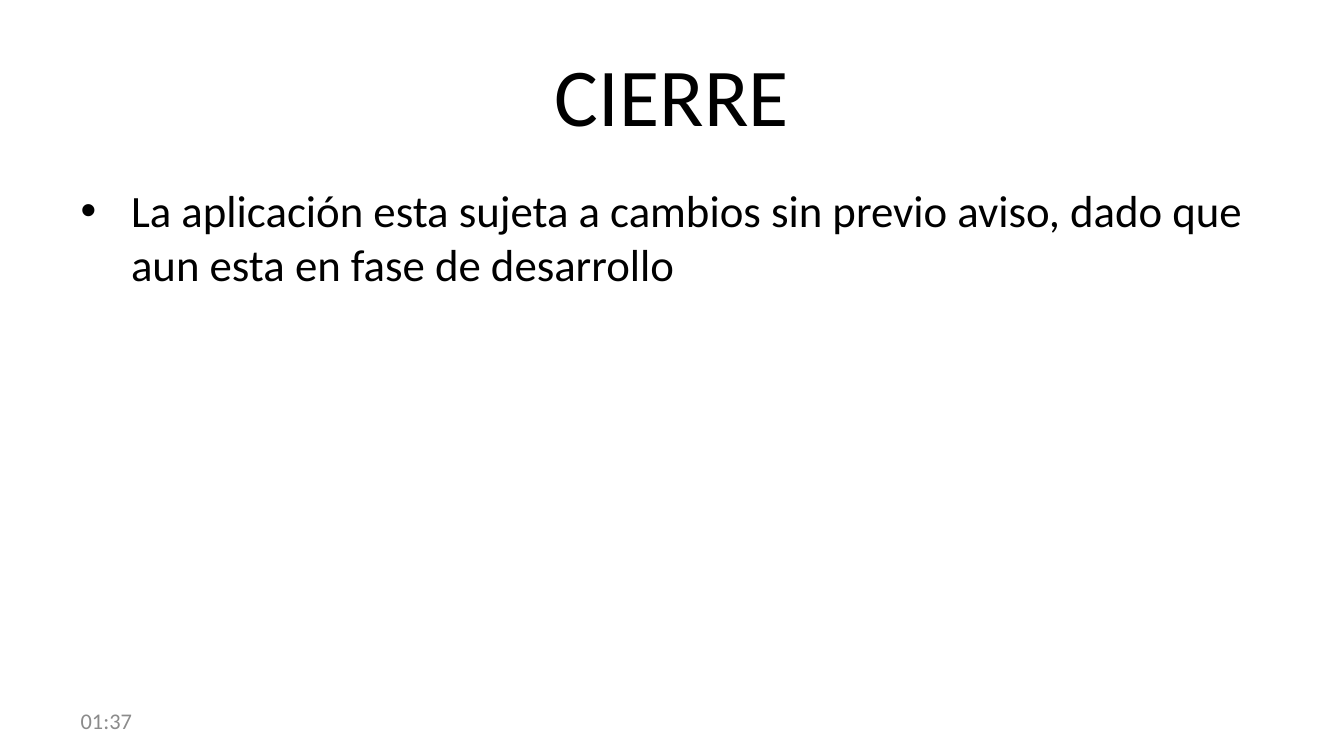
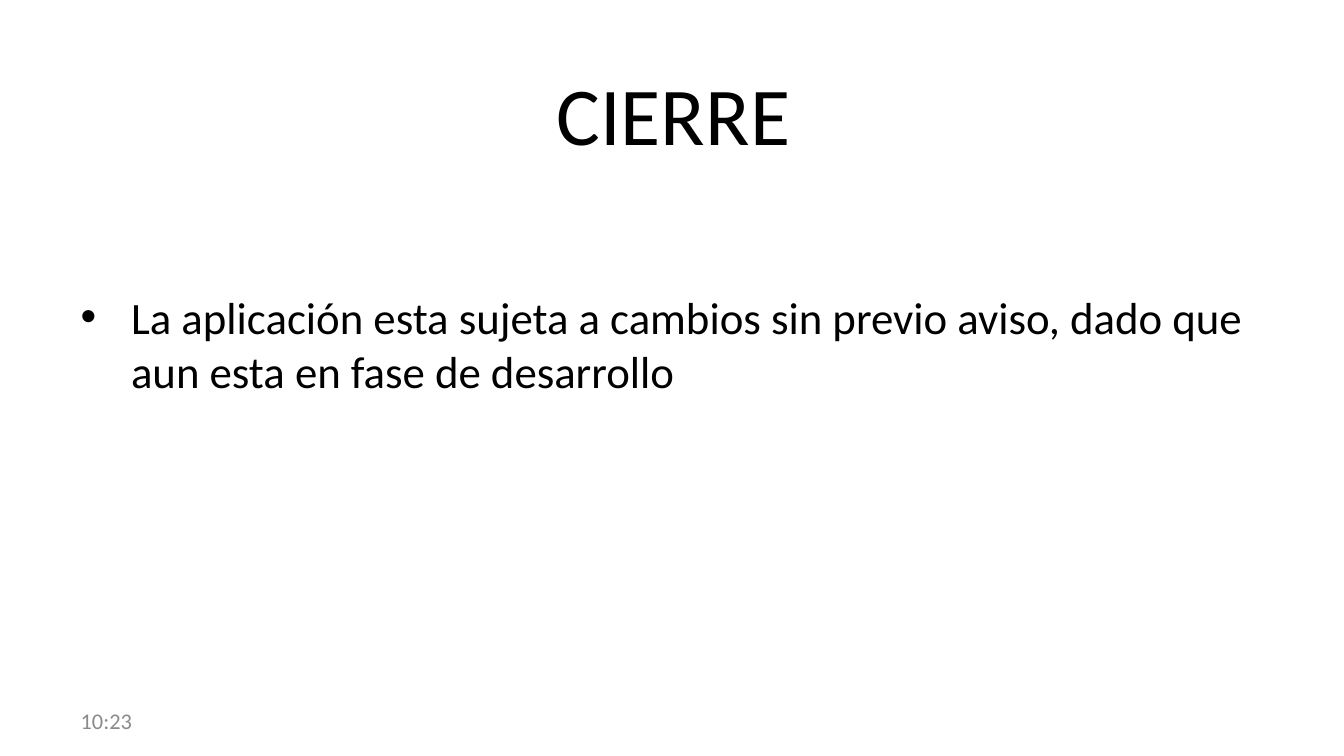
Before and after one commit to marcuxo/ariztindicador, a slide deck: slide 8 of server/public/descarga/CONTROL DE INYECCION.pptx. Drawn at 1344x756 pixels with LibreOffice and Linux fonts; fonts in the diff are those of the drawing; background and template pictures are left out. Boxes give left, top, right and bottom in pixels: in the first picture for what was removed or moved away, otherwise in the second. Text is boxed around its words. In the diff, an @@ line names an element or a change of style, - is before the commit and + after.

```diff
--- a/server/public/descarga/CONTROL DE INYECCION.pptx
+++ b/server/public/descarga/CONTROL DE INYECCION.pptx
@@ title "CIERRE": place and size @@
-title "CIERRE" at <box>555,72,789,127</box>
+title "CIERRE" at <box>556,91,790,146</box>
@@ text "La aplicación esta sujeta a ...": place and size @@
-text "La aplicación esta sujeta a ..." at <box>131,196,1241,282</box>
+text "La aplicación esta sujeta a ..." at <box>131,303,1241,389</box>
@@ text at <box>81,714,132,729</box>: text changed @@
-01:37
+10:23
```
Also in this commit, not shown: 6 other slides changed, 1 slide added, 1 slide removed, 1 other file.
